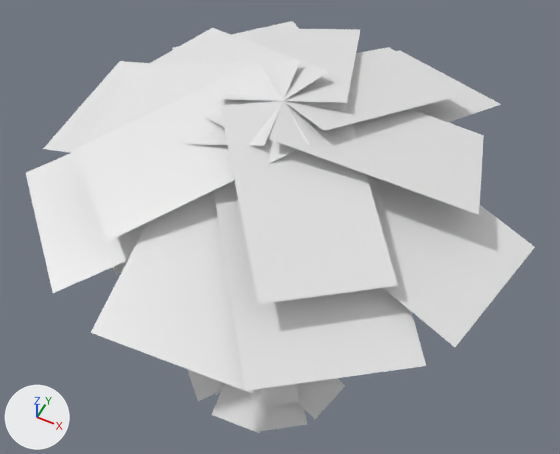
What one commit did to the FBX model Assets/Prefabs/Environment/Models/TrashBal_BranchingTree.fbx.
Both versions are drawn from a 50 mm camera at (5.64, -11.31, 20.81) aimed at (-0.31, 0.58, 5.94). The lights are fixed; the arrows at lower left show +X, +Y and +Z.

In view in the first picture: 'TrashBal_BranchingTree-foliage'.
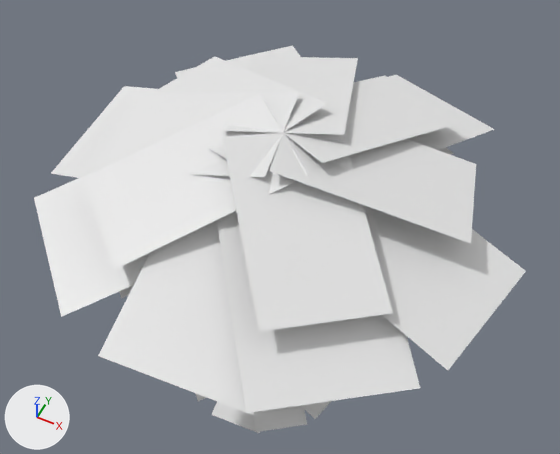
Location of each change, [x1, y1, x2, y2] in pixels of the pictures (560 x 454 px; the box of a moved part takes in the faces that stretch with it):
'TrashBal_BranchingTree-foliage', reshaped
    before: [26, 21, 535, 433]
    after: [34, 45, 526, 433]
part 1 of me_cylinder_008, moved or reshaped
    before: [26, 152, 147, 293]
    after: [34, 171, 150, 317]
part 2 of me_cylinder_008, moved or reshaped
    before: [91, 190, 262, 396]
    after: [98, 220, 262, 418]
part 3 of me_cylinder_008, moved or reshaped
    before: [214, 175, 426, 391]
    after: [217, 205, 420, 413]
part 4 of me_cylinder_008, moved or reshaped
    before: [80, 60, 300, 146]
    after: [88, 92, 300, 177]
part 5 of me_cylinder_008, moved or reshaped
    before: [396, 50, 501, 122]
    after: [388, 75, 494, 150]
part 6 of me_cylinder_008, moved or reshaped
    before: [147, 28, 329, 127]
    after: [151, 56, 327, 158]
part 7 of me_cylinder_008, moved or reshaped
    before: [43, 61, 149, 153]
    after: [51, 86, 158, 178]
part 8 of me_cylinder_008, moved or reshaped
    before: [374, 178, 535, 347]
    after: [369, 209, 526, 370]
part 9 of me_cylinder_008, moved or reshaped
    before: [172, 21, 299, 50]
    after: [175, 45, 300, 78]
part 10 of me_cylinder_008, moved or reshaped
    before: [221, 28, 360, 103]
    after: [223, 56, 358, 135]
part 11 of me_cylinder_008, moved or reshaped
    before: [284, 47, 467, 131]
    after: [284, 76, 460, 163]
part 12 of me_cylinder_008, moved or reshaped
    before: [220, 101, 398, 304]
    after: [223, 133, 393, 332]
part 13 of me_cylinder_008, moved or reshaped
    before: [269, 68, 484, 215]
    after: [269, 100, 476, 243]
part 14 of me_cylinder_008, moved or reshaped
    before: [74, 62, 310, 242]
    after: [82, 94, 308, 270]
part 15 of me_cylinder_008, moved or reshaped (not visible before)
    after: [439, 148, 454, 155]
part 16 of me_cylinder_008, moved or reshaped
    before: [113, 261, 127, 275]
    after: [119, 285, 134, 298]

The edits, one by one:
me_cylinder_008 has 408 vertices, 102 faces and spans x -5.45..5.7, y -5.57..5.65, z 3.1..10.68.
me_cylinder_008 is used by ob_trashbal_branchingtree_foliage; location (0.0, 0.0, 0.0).
me_cylinder_008 part 1: the loose piece of 4 vertices spanning x -4.98..1.27, y -5.02..1.18, z 8.48..10.11 is moved by (0.0, 0.0, -0.8).
me_cylinder_008 part 2: the loose piece of 4 vertices spanning x -1.63..2.18, y -5.57..0.2, z 8.48..10.11 is moved by (0.0, 0.0, -0.8).
me_cylinder_008 part 3: the loose piece of 4 vertices spanning x -1.28..4.63, y -5.36..1.06, z 8.48..10.11 is moved by (0.0, 0.0, -0.8).
me_cylinder_008 part 4: the loose piece of 4 vertices spanning x -4.38..0.27, y -1.92..1.32, z 9.4..10.68 is moved by (0.0, 0.0, -0.87).
me_cylinder_008 part 5: the loose piece of 4 vertices spanning x -1.5..3.82, y -0.63..5.65, z 8.48..10.11 is moved by (0.0, 0.0, -0.8).
me_cylinder_008 part 6: the loose piece of 4 vertices spanning x -4.35..0.54, y -1.19..2.91, z 9.4..10.68 is moved by (0.0, 0.0, -0.87).
me_cylinder_008 part 7: the loose piece of 4 vertices spanning x -5.45..0.1, y -1.73..1.71, z 8.48..10.11 is moved by (0.0, 0.0, -0.8).
me_cylinder_008 part 8: the loose piece of 4 vertices spanning x -0.31..5.7, y -2.86..1.67, z 8.48..10.11 is moved by (0.0, 0.0, -0.8).
me_cylinder_008 part 9: the loose piece of 4 vertices spanning x -4.76..1.3, y -1.09..5.27, z 8.48..10.11 is moved by (0.0, 0.0, -0.8).
me_cylinder_008 part 10: the loose piece of 4 vertices spanning x -2.49..1.29, y -0.4..4.5, z 9.4..10.68 is moved by (0.0, 0.0, -0.87).
me_cylinder_008 part 11: the loose piece of 4 vertices spanning x -1.13..3.17, y -0.55..4.38, z 9.4..10.68 is moved by (0.0, 0.0, -0.87).
me_cylinder_008 part 12: the loose piece of 4 vertices spanning x -0.98..3.67, y -4.15..0.85, z 9.4..10.68 is moved by (0.0, 0.0, -0.87).
me_cylinder_008 part 13: the loose piece of 4 vertices spanning x -0.27..4.5, y -1.25..2.24, z 9.4..10.68 is moved by (0.0, 0.0, -0.87).
me_cylinder_008 part 14: the loose piece of 4 vertices spanning x -3.75..1.05, y -4.01..0.87, z 9.4..10.68 is moved by (0.0, 0.0, -0.87).
me_cylinder_008 part 15: the loose piece of 4 vertices spanning x -1.13..3.17, y -0.55..4.38, z 8.36..9.64 is moved by (0.0, 0.0, -0.8).
me_cylinder_008 part 16: the loose piece of 4 vertices spanning x -3.75..1.05, y -4.01..0.87, z 8.36..9.64 is moved by (0.0, 0.0, -0.8).
